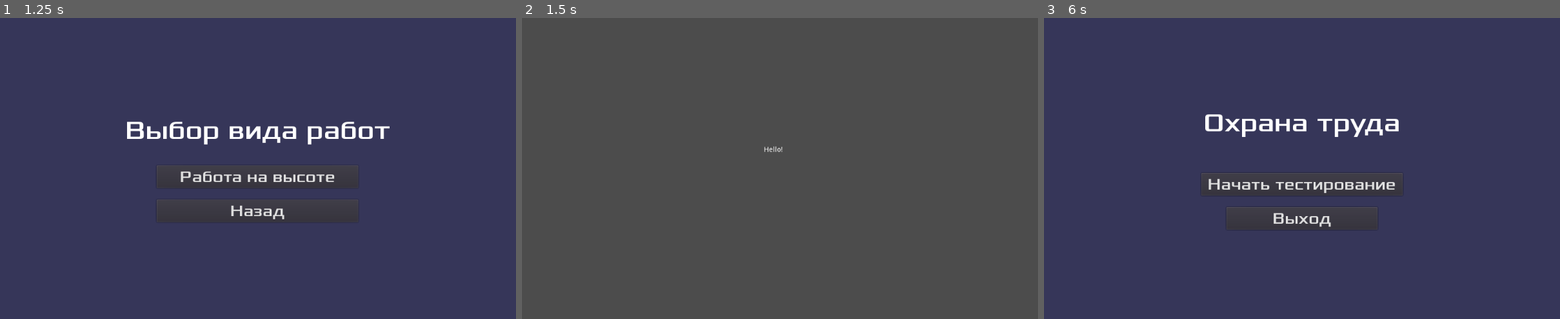
Above: before the commit, frames 1-3 (left to right).
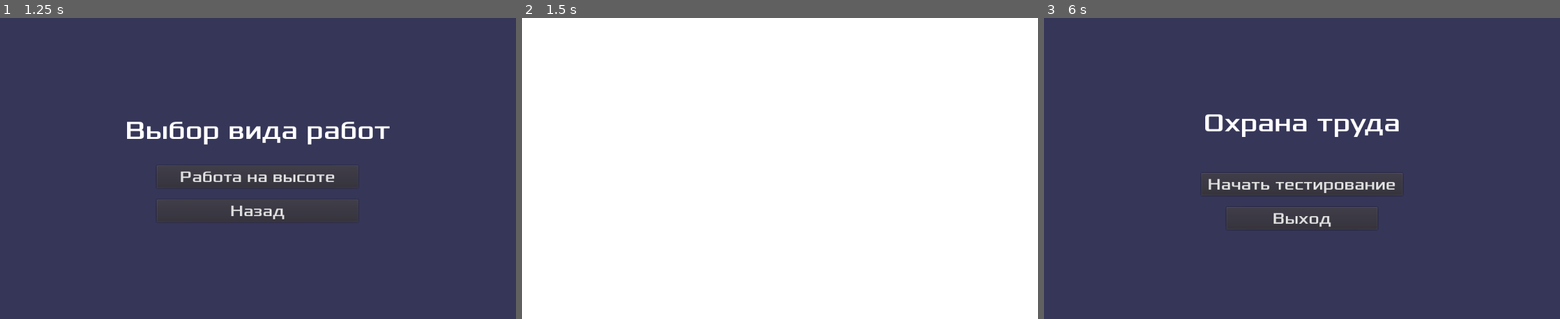
Above: after the commit, the same moments.

Repository: iCatOK/Labour-Protection-Games-2
Game: Godot game, scene res://scenes/menu/Menu.tscn
Same seed, same stepped clock (60 frames per second), same inputs: the game is played once before the commit and once after it.
Inputs:
- Up to frame 1 (1.25 s): click "Начать тестирование" at 0.5 s
- Up to frame 2 (1.5 s): click "Работа на высоте" at 1.25 s
- Up to frame 3 (6 s): tap Enter at 2, 3.5, 5 s; tap Space at 2.75, 4.25 s; tap Escape (ui_cancel) at 5.65 s; click "Назад" at 5.75 s

Frame 1 is identical in both runs. In frame 2, 100% of the frame differs, in the area x 0-100%, y 0-100%; in frame 3, nothing differs.
Error after the commit: Invalid call. Nonexistent function 'get_text' in base 'TextFile'. (res://scripts/v1_work_on_high/BriefScene.gd:6)

Commit message:
first iteration

Diff:
--- /dev/null
+++ b/resources/v1/v1_brief_text.tres
@@ -0,0 +1,3 @@
+[gd_resource type="TextFile" format=2]
+
+[resource]
--- a/scenes/v1_work_on_high/Brief.tscn
+++ b/scenes/v1_work_on_high/Brief.tscn
@@ -1,15 +1,32 @@
-[gd_scene load_steps=2 format=2]
+[gd_scene load_steps=5 format=2]
 
 [ext_resource path="res://scripts/v1_work_on_high/BriefScene.gd" type="Script" id=1]
+[ext_resource path="res://gfx/fonts/Xolonium-Regular.ttf" type="DynamicFontData" id=2]
+[ext_resource path="res://resources/v1/v1_brief_text.tres" type="TextFile" id=3]
+
+[sub_resource type="DynamicFont" id=1]
+size = 20
+extra_spacing_bottom = -5
+font_data = ExtResource( 2 )
 
 [node name="Brief" type="Control"]
 anchor_right = 1.0
 anchor_bottom = 1.0
 script = ExtResource( 1 )
+brief_text = ExtResource( 3 )
+
+[node name="ColorRect" type="ColorRect" parent="."]
+anchor_right = 1.0
+anchor_bottom = 1.0
 
 [node name="Label" type="Label" parent="."]
-margin_left = 480.0
-margin_top = 256.0
-margin_right = 520.0
-margin_bottom = 270.0
-text = "Hello!"
+anchor_left = 0.07
+anchor_top = 0.08
+anchor_right = 0.922
+anchor_bottom = 0.88
+margin_left = 0.32
+margin_right = -0.128052
+margin_bottom = -6.10352e-05
+custom_colors/font_color = Color( 0, 0, 0, 1 )
+custom_fonts/font = SubResource( 1 )
+autowrap = true
--- a/scripts/menu/MenuScene.gd
+++ b/scripts/menu/MenuScene.gd
@@ -3,7 +3,7 @@
 # Contains global methods for whole scene
 # Like: escape scene handling
 
-func _process(delta):
+func _unhandled_input(event):
 	if Input.is_action_just_pressed("ui_cancel"):
 		# close the game, if Esc is pressed
 		get_tree().quit()
--- a/scripts/menu/VariantChoosingScene.gd
+++ b/scripts/menu/VariantChoosingScene.gd
@@ -1,6 +1,6 @@
 extends Control
 
-func _process(delta):
+func _unhandled_input(event):
 	if Input.is_action_just_pressed("ui_cancel"):
 		# return to menu
 		get_tree().change_scene("res://scenes/menu/Menu.tscn")
--- a/scripts/v1_work_on_high/BriefScene.gd
+++ b/scripts/v1_work_on_high/BriefScene.gd
@@ -1,5 +1,12 @@
 extends Control
 
-func _process(delta):
+export var brief_text: TextFile
+
+func _ready():
+	var data = brief_text.get_text()
+	$Label.text = brief_text.to_string()
+	print(brief_text.text)
+
+func _unhandled_input(event):
 	if Input.is_action_just_pressed("ui_cancel"):
 		get_tree().change_scene("res://scenes/menu/Variant Choosing.tscn")
Not shown, added: resources/v1/brief.txt
